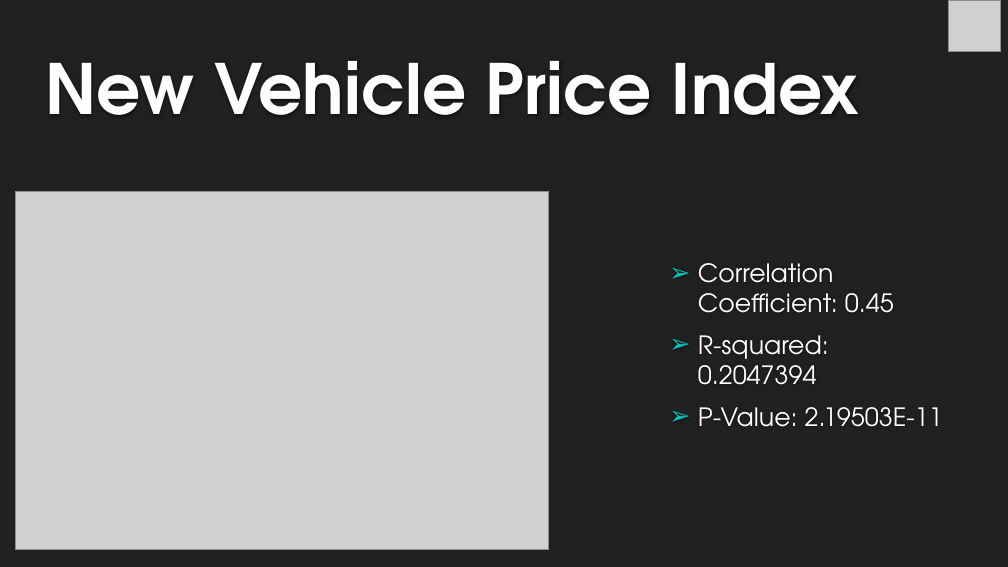
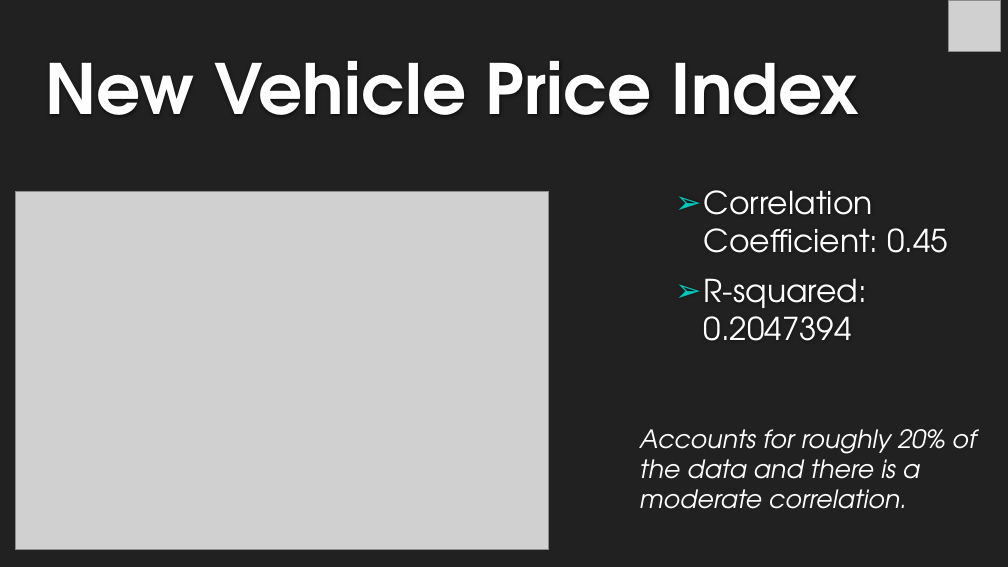
Before and after one commit to michelleherman13/auto-sales, a slide deck: slide 12 of Presentation/Auto_sales_Michelle.pptx. Drawn at 1008x567 pixels with LibreOffice and Linux fonts; fonts in the diff are those of the drawing; grey boxes stand for pictures; background and template pictures are left out. Boxes give left, top, right and bottom in pixels: in the first picture for what was removed or moved away, otherwise in the second. Text is boxed around its words. In the diff, an @@ line names an element or a change of style, - is before the commit and + after.

```diff
--- a/Presentation/Auto_sales_Michelle.pptx
+++ b/Presentation/Auto_sales_Michelle.pptx
@@ text "Correlation Coefficient: 0.45": place and size @@
-text "Correlation Coefficient: 0.45" at box(698, 263, 943, 427)
+text "Correlation Coefficient: 0.45" at box(704, 190, 948, 341)
@@ text "Correlation Coefficient: 0.45" at box(704, 190, 948, 341): size 24 to 30 pt; more space between paragraphs @@
@@ text at box(698, 407, 943, 427): paragraph removed @@
-➢ P-Value: 2.19503E-11
@@ text added at box(640, 429, 976, 509), 24 pt, text #FFFFFF, italic @@
+Accounts for roughly 20% of the data and there is a moderate correlation.
```
Also in this commit, not shown: 5 other slides changed, 2 slides removed.
